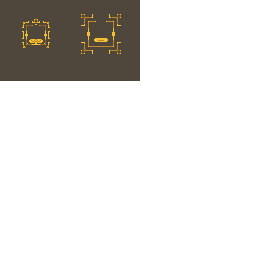
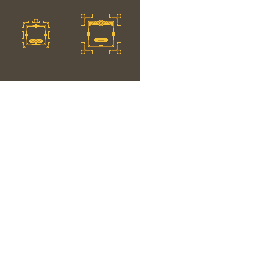
The second w=256, h=256 image is a revision of the first. Changes to its layers:
painted on "extra decals" over [27, 20, 113, 46]
